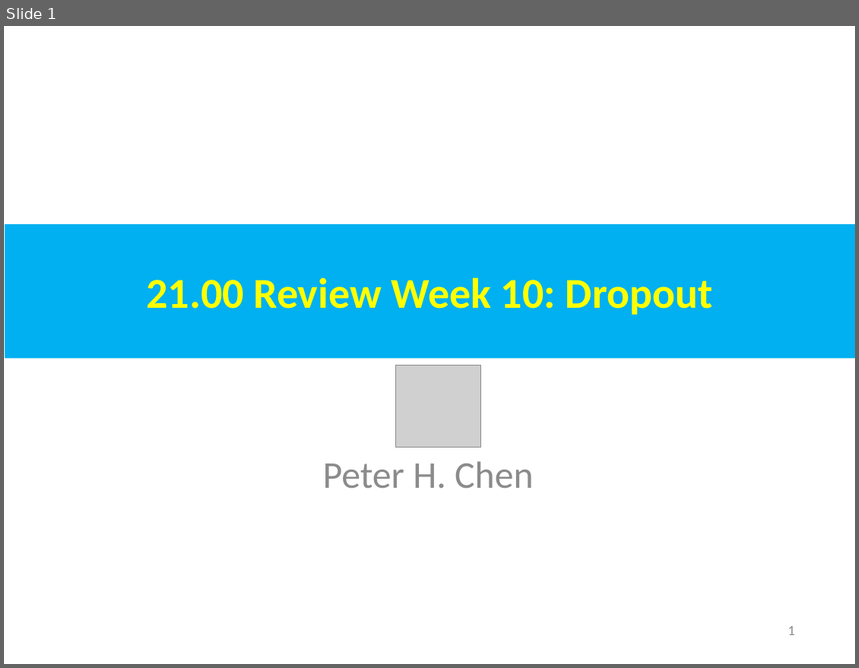
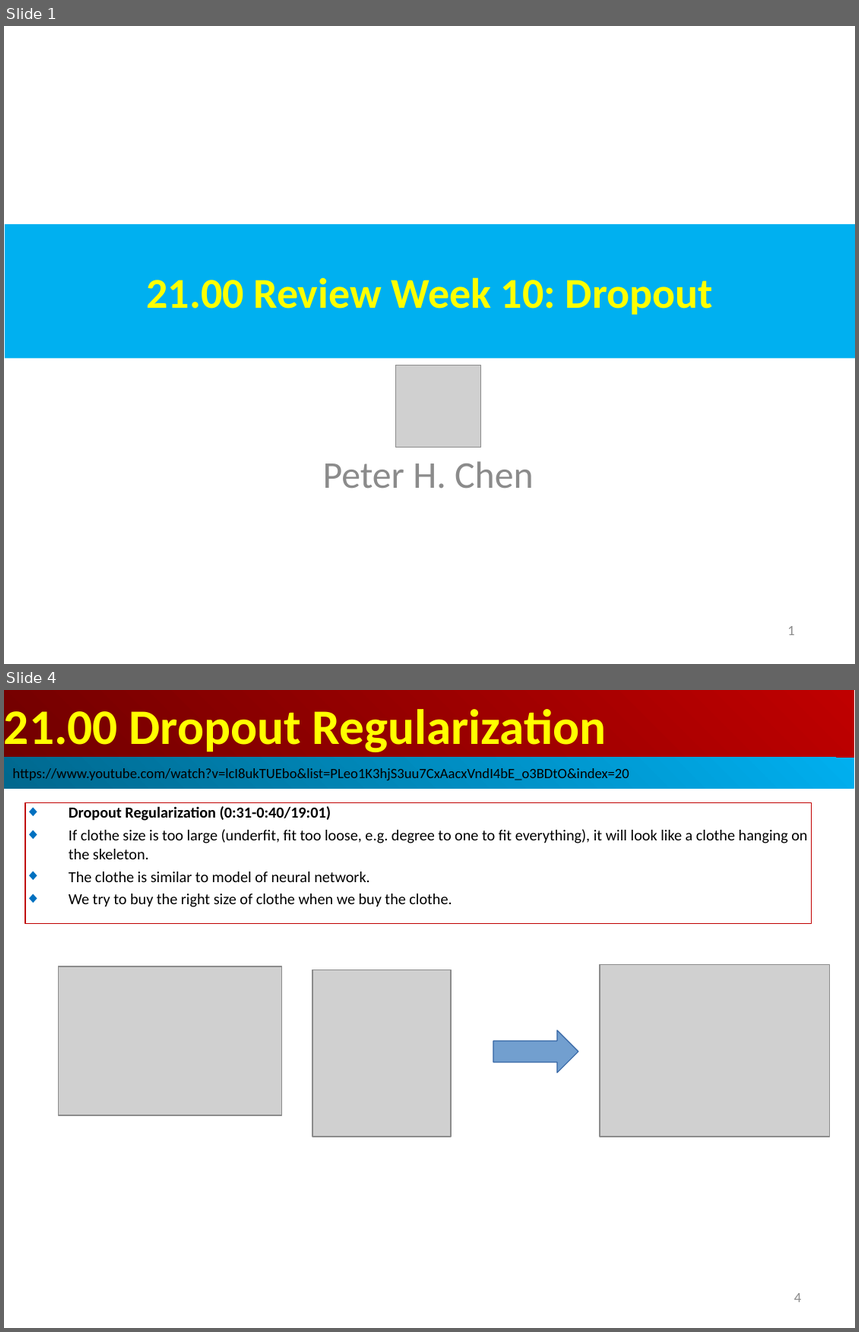
Before and after one commit to peterhchen/AIU_CS512_DL, a slide deck: 000_Lecture_Project/week11/001_Video/21.00_w10_review_Dropout.ppt. Shown one above the other, each under a label of ours: slide 1 before the commit, slides 1 and 4 after it; the slides between them are not shown. The pictures are 859x668 and 859x1332 pixels, drawn with LibreOffice and Linux fonts; fonts in the diff are those of the drawing; grey boxes stand for pictures. Boxes give left, top, right and bottom in pixels: in the first picture for what was removed or moved away, otherwise in the second. Text is boxed around its words. In the diff, an @@ line names an element or a change of style, - is before the commit and + after.

```diff
--- a/000_Lecture_Project/week11/001_Video/21.00_w10_review_Dropout.ppt
+++ b/000_Lecture_Project/week11/001_Video/21.00_w10_review_Dropout.ppt
@@ slide 4 added at bbox=[4, 690, 855, 1328], background #FFFFFF @@
@@ rectangle added at bbox=[4, 690, 854, 759], fill gradient #BF0000 to #710000, 42 pt, text #FFFF00, bold @@
+21.00 Dropout Regularization
@@ rectangle added at bbox=[4, 757, 854, 788], fill gradient #00AFEF to #00688E, 12 pt, text #000000 @@
+https://www.youtube.com/watch?v=lcI8ukTUEbo&list=PLeo1K3hjS3uu7CxAacxVndI4bE_o3BDtO&index=20
@@ rectangle added at bbox=[25, 803, 812, 924], outline #C00000 0.74 pt, 13 pt, text #000000 @@
+◆ Dropout Regularization (0:31-0:40/19:01)
+◆ If clothe size is too large (underfit, fit too loose, e.g. degree to one to fit everything), it will look like a clothe hanging on the skeleton.
+◆ The clothe is similar to model of neural network.
+◆ We try to buy the right size of clothe when we buy the clothe.
@@ picture added at bbox=[59, 967, 282, 1116] @@
@@ picture added at bbox=[313, 970, 451, 1137] @@
@@ picture added at bbox=[600, 965, 829, 1137] @@
@@ right arrow added at bbox=[493, 1030, 579, 1073], fill #729FCF, outline #3465A4 0.74 pt @@
@@ page number added at bbox=[794, 1293, 801, 1303], 12 pt, text #8B8B8B @@
+4
```
Also in this commit, not shown: 7 slides changed, 9 other slides added.
